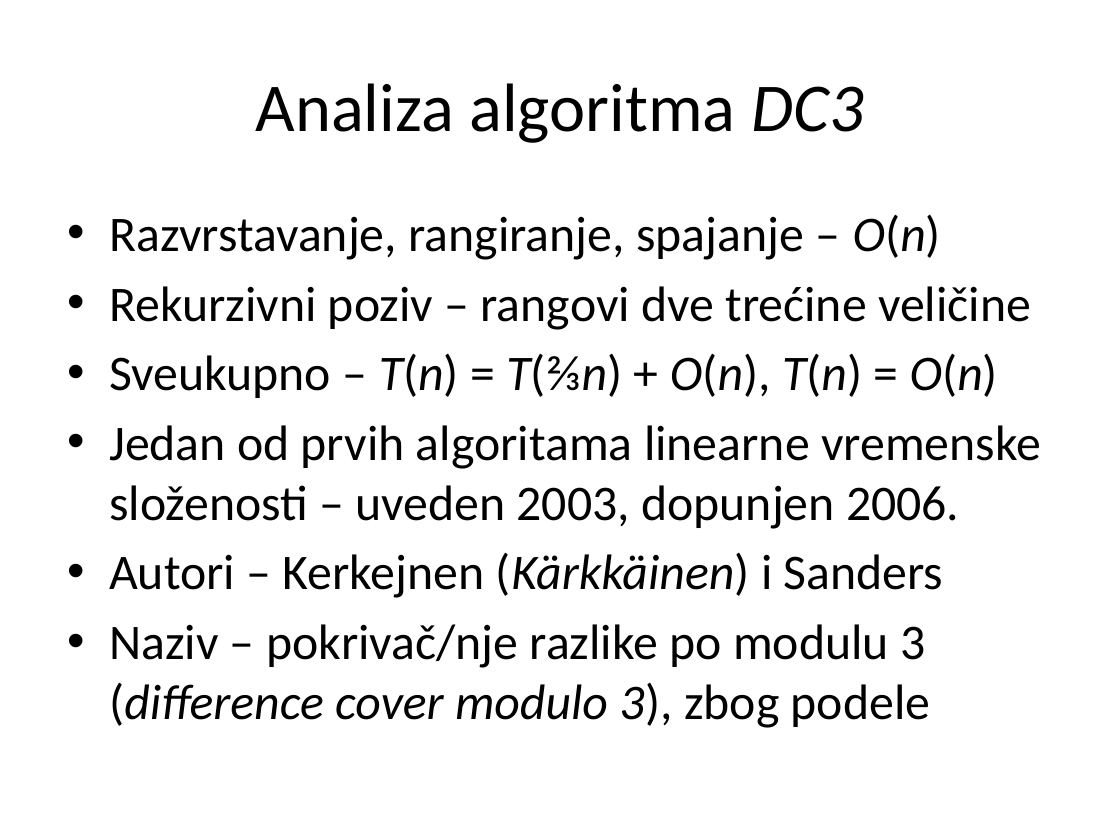
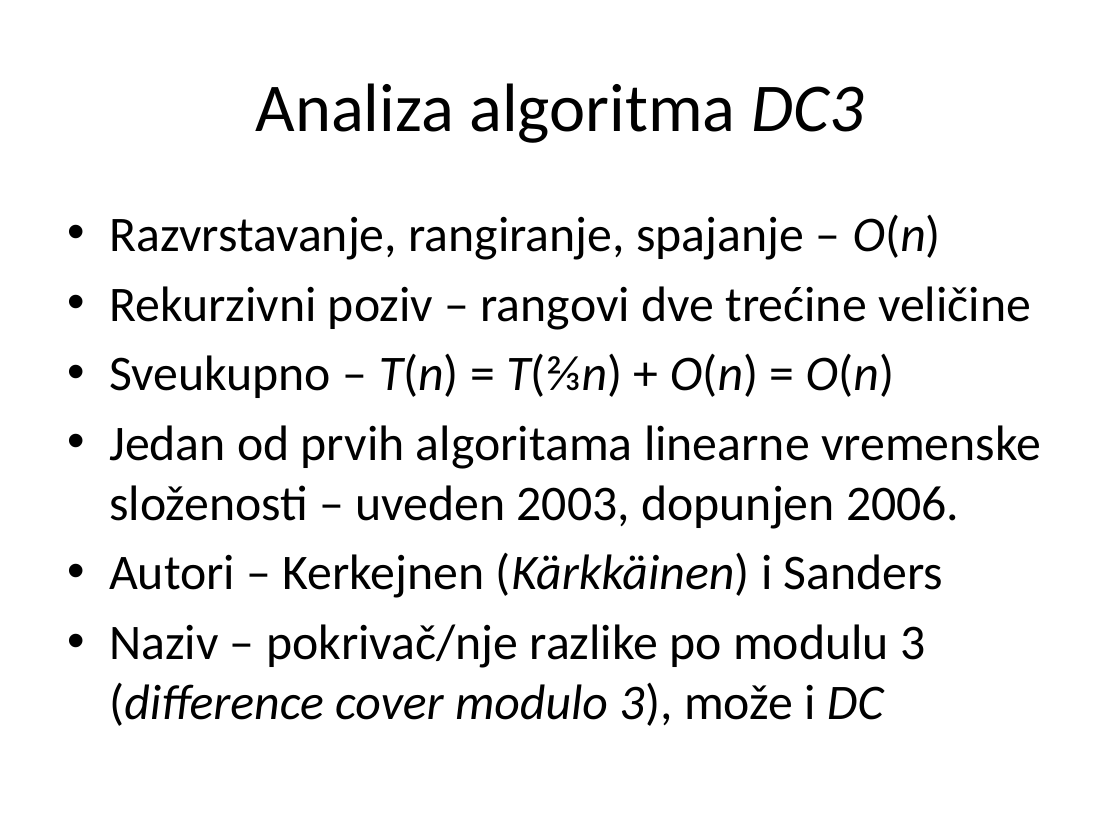
Before and after one commit to matfija/Sufiksni-niz, a slide deck: slide 15 of seminar/sufiksni.pptx. Drawn at 1120x840 pixels with LibreOffice and Linux fonts; fonts in the diff are those of the drawing. Boxes give left, top, right and bottom in pixels: in the first picture for what was removed or moved away, otherwise in the second. Text is boxed around its words. In the diff, an @@ line names an element or a change of style, - is before the commit and + after.

```diff
--- a/seminar/sufiksni.pptx
+++ b/seminar/sufiksni.pptx
@@ text at <box>109,354,894,398</box>: text changed @@
-• Sveukupno – T(n) = T(⅔n) + O(n), T(n) = O(n)
+• Sveukupno – T(n) = T(⅔n) + O(n) = O(n)
@@ text at <box>109,624,925,726</box>: text changed @@
-• Naziv – pokrivač/nje razlike po modulu 3 (difference cover modulo 3), zbog podele
+• Naziv – pokrivač/nje razlike po modulu 3 (difference cover modulo 3), može i DC
```
Also in this commit, not shown: 5 other slides changed, 2 slides added, 2 other files.
